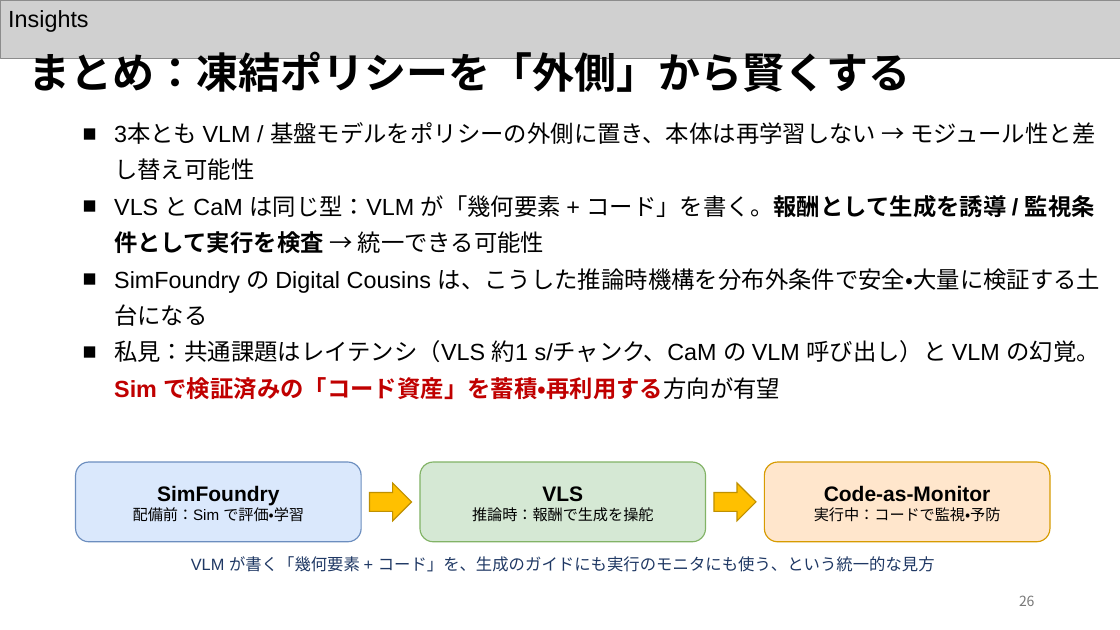
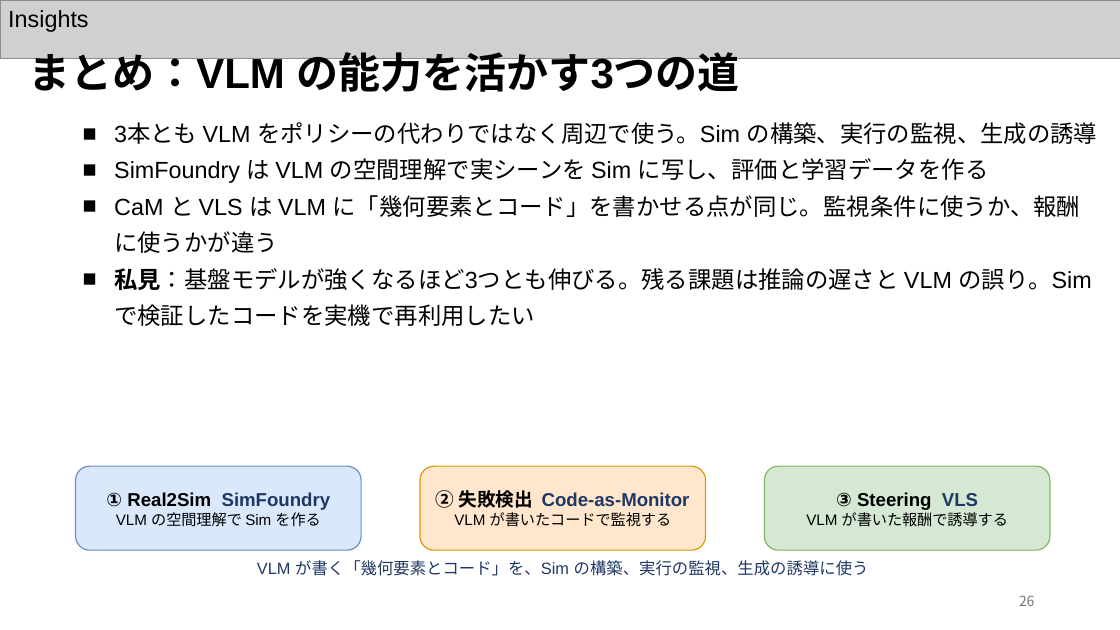
Before and after one commit to Azuma413/PaperPresentationSlides, a slide deck: slide 27 of 20261105_KaneyoshiHiratsuka_SurveySlide.pptx. Drawn at 1120x630 pixels with LibreOffice and Linux fonts; fonts in the diff are those of the drawing; grey boxes stand for pictures. Boxes give left, top, right and bottom in pixels: in the first picture for what was removed or moved away, otherwise in the second. Text is boxed around its words. In the diff, an @@ line names an element or a change of style, - is before the commit and + after.

```diff
--- a/20261105_KaneyoshiHiratsuka_SurveySlide.pptx
+++ b/20261105_KaneyoshiHiratsuka_SurveySlide.pptx
@@ text at <box>28,45,740,98</box>: text changed @@
-まとめ：凍結ポリシーを「外側」から賢くする
+まとめ：VLM の能力を活かす3つの道
@@ text at <box>114,122,1098,326</box>: text changed @@
-■ 3本とも VLM / 基盤モデルをポリシーの外側に置き、本体は再学習しない → モジュール性と差し替え可能性
-■ VLS と CaM は同じ型：VLM が「幾何要素 + コード」を書く。報酬として生成を誘導 / 監視条件として実行を検査 → 統一できる可能性
-■ SimFoundry の Digital Cousins は、こうした推論時機構を分布外条件で安全・大量に検証する土台になる
-■ 私見：共通課題はレイテンシ（VLS 約1 s/チャンク、CaM の VLM 呼び出し）と VLM の幻覚。Sim で検証済みの「コード資産」を蓄積・再利用する方向が有望
+■ 3本とも VLM をポリシーの代わりではなく周辺で使う。Sim の構築、実行の監視、生成の誘導
+■ SimFoundry は VLM の空間理解で実シーンを Sim に写し、評価と学習データを作る
+■ CaM と VLS は VLM に「幾何要素とコード」を書かせる点が同じ。監視条件に使うか、報酬に使うかが違う
+■ 私見：基盤モデルが強くなるほど3つとも伸びる。残る課題は推論の遅さと VLM の誤り。Sim で検証したコードを実機で再利用したい
@@ rounded rectangle "① Real2Sim SimFoundry": place and size @@
-rounded rectangle "① Real2Sim SimFoundry" at <box>76,462,361,542</box>
+rounded rectangle "① Real2Sim SimFoundry" at <box>76,466,361,550</box>
@@ rounded rectangle "② 失敗検出 Code-as-Monitor": place and size @@
-rounded rectangle "② 失敗検出 Code-as-Monitor" at <box>420,462,706,542</box>
+rounded rectangle "② 失敗検出 Code-as-Monitor" at <box>420,466,706,550</box>
@@ rounded rectangle "② 失敗検出 Code-as-Monitor" at <box>420,466,706,550</box>: fill #D5E8D4 to #FFE6CC; outline #82B366 1 pt to #D79B00 1 pt @@
@@ rounded rectangle "③ Steering VLS": place and size @@
-rounded rectangle "③ Steering VLS" at <box>765,462,1050,542</box>
+rounded rectangle "③ Steering VLS" at <box>765,466,1050,550</box>
@@ rounded rectangle "③ Steering VLS" at <box>765,466,1050,550</box>: fill #FFE6CC to #D5E8D4; outline #D79B00 1 pt to #82B366 1 pt @@
@@ text in rounded rectangle at <box>106,492,330,527</box>: text changed; size 13 to 16 pt; bold on @@
-SimFoundry
-配備前：Sim で評価・学習
+① Real2Sim SimFoundry
+VLM の空間理解で Sim を作る
@@ right arrow removed at <box>370,483,412,521</box> @@
@@ text in rounded rectangle at <box>436,490,690,527</box>: text changed; size 13 to 16 pt; bold on @@
-VLS
-推論時：報酬で生成を操舵
+② 失敗検出 Code-as-Monitor
+VLM が書いたコードで監視する
@@ right arrow removed at <box>714,483,756,521</box> @@
@@ text in rounded rectangle at <box>806,492,1008,527</box>: text changed; size 18 to 13 pt; bold off @@
-Code-as-Monitor
-実行中：コードで監視・予防
+③ Steering VLS
+VLM が書いた報酬で誘導する
@@ text at <box>257,560,869,576</box>: text changed @@
-VLM が書く「幾何要素 + コード」を、生成のガイドにも実行のモニタにも使う、という統一的な見方
+VLM が書く「幾何要素とコード」を、Sim の構築、実行の監視、生成の誘導に使う
```
Also in this commit, not shown: 24 other slides changed, 2 slides added, 2 slides removed, 46 other files.
